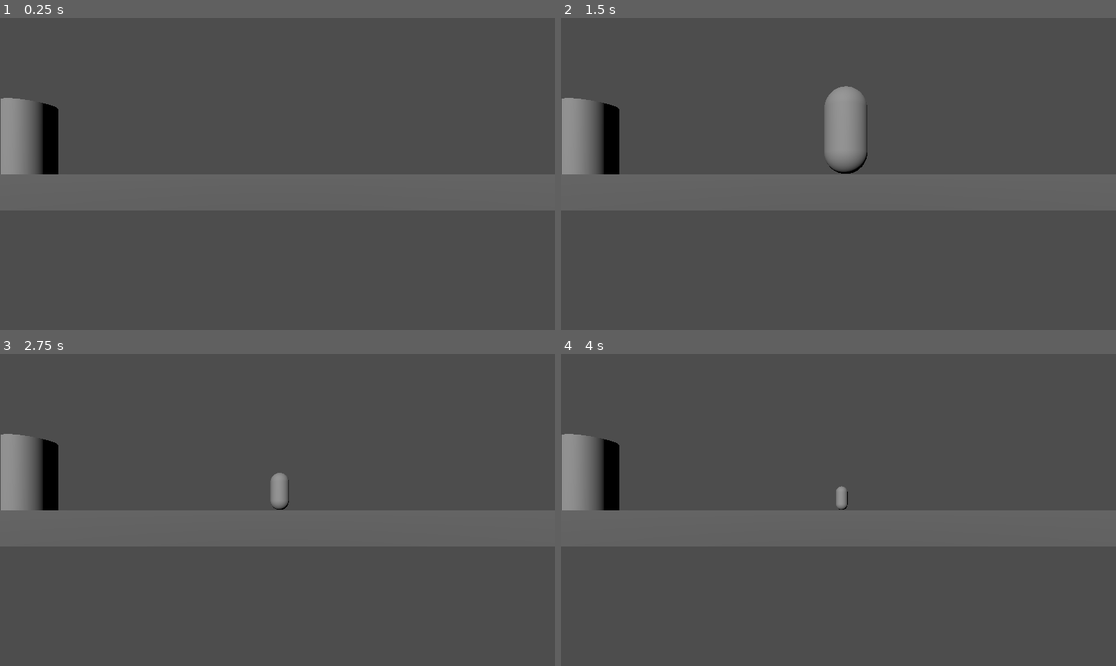
Above: before the commit, frames 1-4 (two rows, left to right).
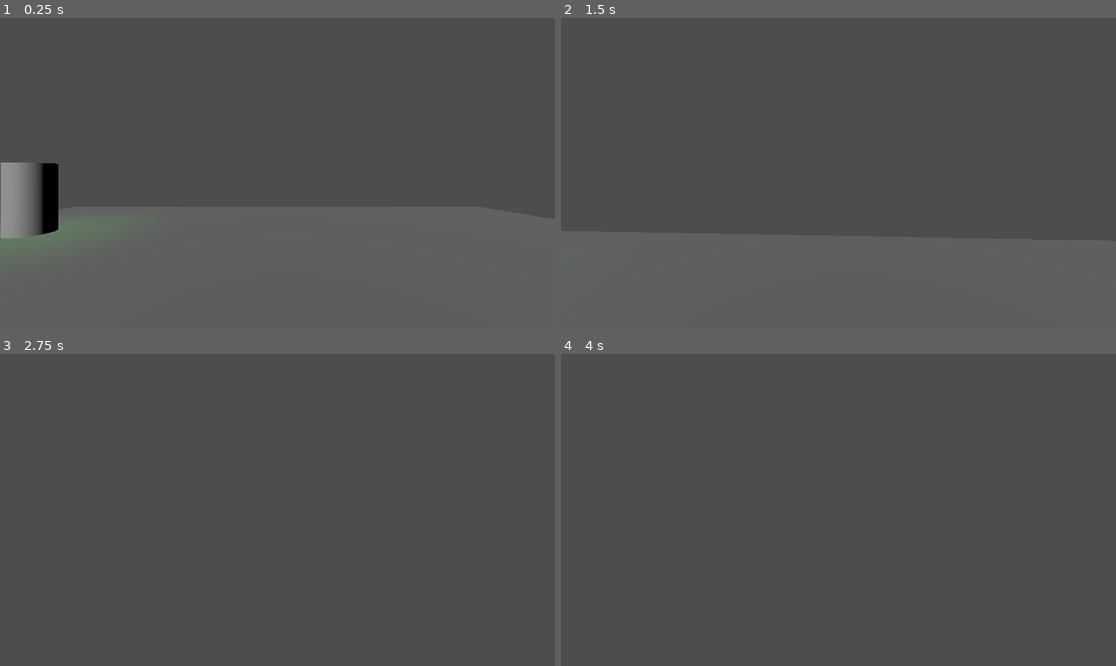
Above: after the commit, the same moments.

Repository: hadll/i-unno
Game: Godot game, scene res://scenes/playground.tscn
Same seed, same stepped clock (60 frames per second), same inputs: the game is played once before the commit and once after it.
Inputs (mouse positions are in pixels of both pictures, inside the frame that each line leads up to):
- Up to frame 1 (0.25 s): no input
- Up to frame 2 (1.5 s): tap Enter (ui_accept) at 0.5, 0.77 s; move the mouse to (866, 174) at 0.52 s; hold W (move_forward) from 0.53 s (still down); click (866, 174) at 0.67 s; move the mouse to (810, 174) at 1.27 s; click (810, 174) at 1.42 s
- Up to frame 3 (2.75 s): keep holding W (move_forward); tap Enter (ui_accept) at 1.52 s; move the mouse to (288, 503) at 2.02 s; click (288, 503) at 2.17 s
- Up to frame 4 (4 s): keep holding W (move_forward); move the mouse to (832, 516) at 2.77 s; click (832, 516) at 2.92 s; tap Enter (ui_accept) at 3.02, 3.5, 3.77 s; move the mouse to (877, 513) at 3.52 s; click (877, 513) at 3.67 s

The runs differ from the first frame. In frame 1, 5.9% of the frame differs, in the area x 0-28%, y 25-82%; in frame 2, 3.7%; in frame 3, 2.3%; in frame 4, 2.1%.

Commit message:
fix interaction release without input

Diff:
--- a/scripts/player.gd
+++ b/scripts/player.gd
@@ -28,15 +28,18 @@
 	camera_request = camera.request_camera(global_transform, self, false)
 	capture_mouse()
 
+func _process(_delta: float) -> void:
+	camera.edit_request_transform(camera_request, $CameraPoint.global_transform)
+	raycast.force_raycast_update()
+	if raycast.get_collider() != looking_at:
+		if looking_at:
+			stopped_looking_at.emit(looking_at)
+		looking_at = raycast.get_collider() as CollisionObject3D
+		if looking_at:
+			started_looking_at.emit(looking_at)
+
 func _input(event: InputEvent) -> void:
 	if event is InputEventKey or event is InputEventMouseButton:
-		raycast.force_raycast_update()
-		if raycast.get_collider() != looking_at:
-			if looking_at:
-				stopped_looking_at.emit(looking_at)
-			looking_at = raycast.get_collider()
-			if looking_at:
-				started_looking_at.emit(looking_at)
 		input.emit(event)
 
 func _unhandled_input(event: InputEvent) -> void:
